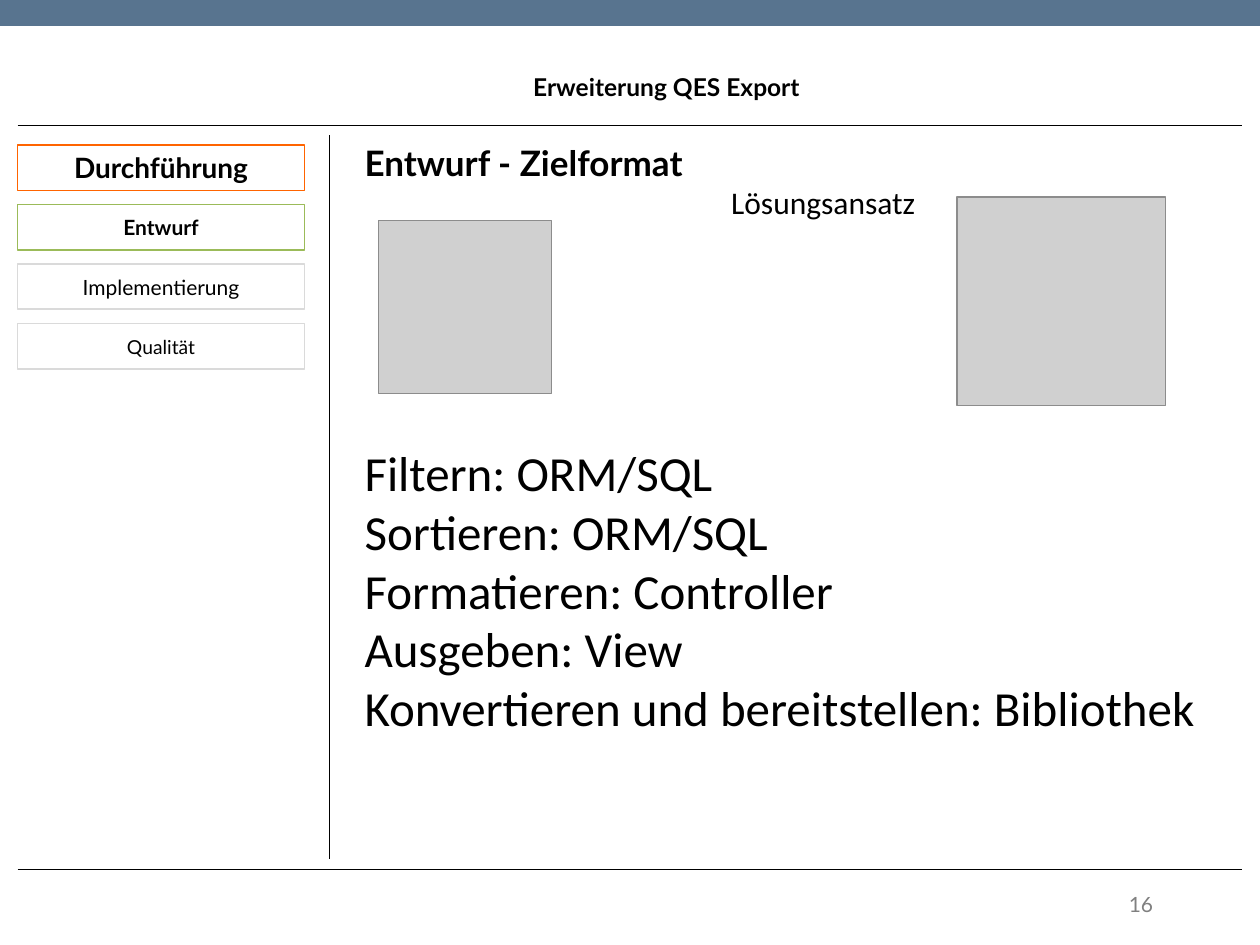
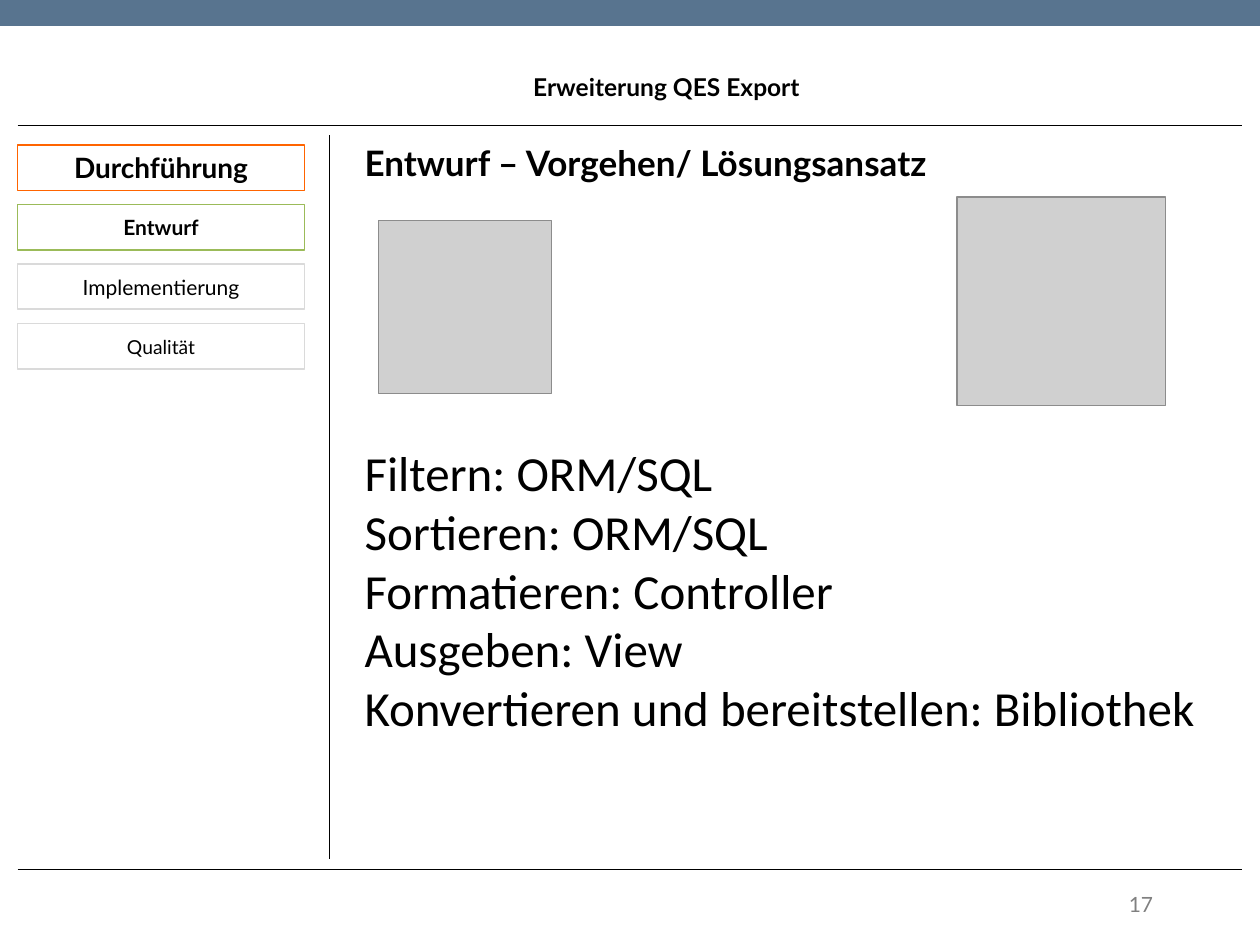
Before and after one commit to TwoHorus/dbExelExportLaravel, a slide deck: slide 17 of DOC/Fachgespraech.pptx (slide 16 before the commit). Drawn at 1260x945 pixels with LibreOffice and Linux fonts; fonts in the diff are those of the drawing; grey boxes stand for pictures; background and template pictures are left out. Boxes give left, top, right and bottom in pixels: in the first picture for what was removed or moved away, otherwise in the second. Text is boxed around its words. In the diff, an @@ line names an element or a change of style, - is before the commit and + after.

```diff
--- a/DOC/Fachgespraech.pptx
+++ b/DOC/Fachgespraech.pptx
@@ text at box(365, 150, 926, 183): text changed @@
-Entwurf - Zielformat
+Entwurf – Vorgehen/ Lösungsansatz
@@ text removed at box(731, 193, 915, 220) @@
-Lösungsansatz
@@ page number at box(1129, 897, 1153, 912): text changed @@
-16
+17
```
Also in this commit, not shown: 7 other slides changed, 1 slide added.
